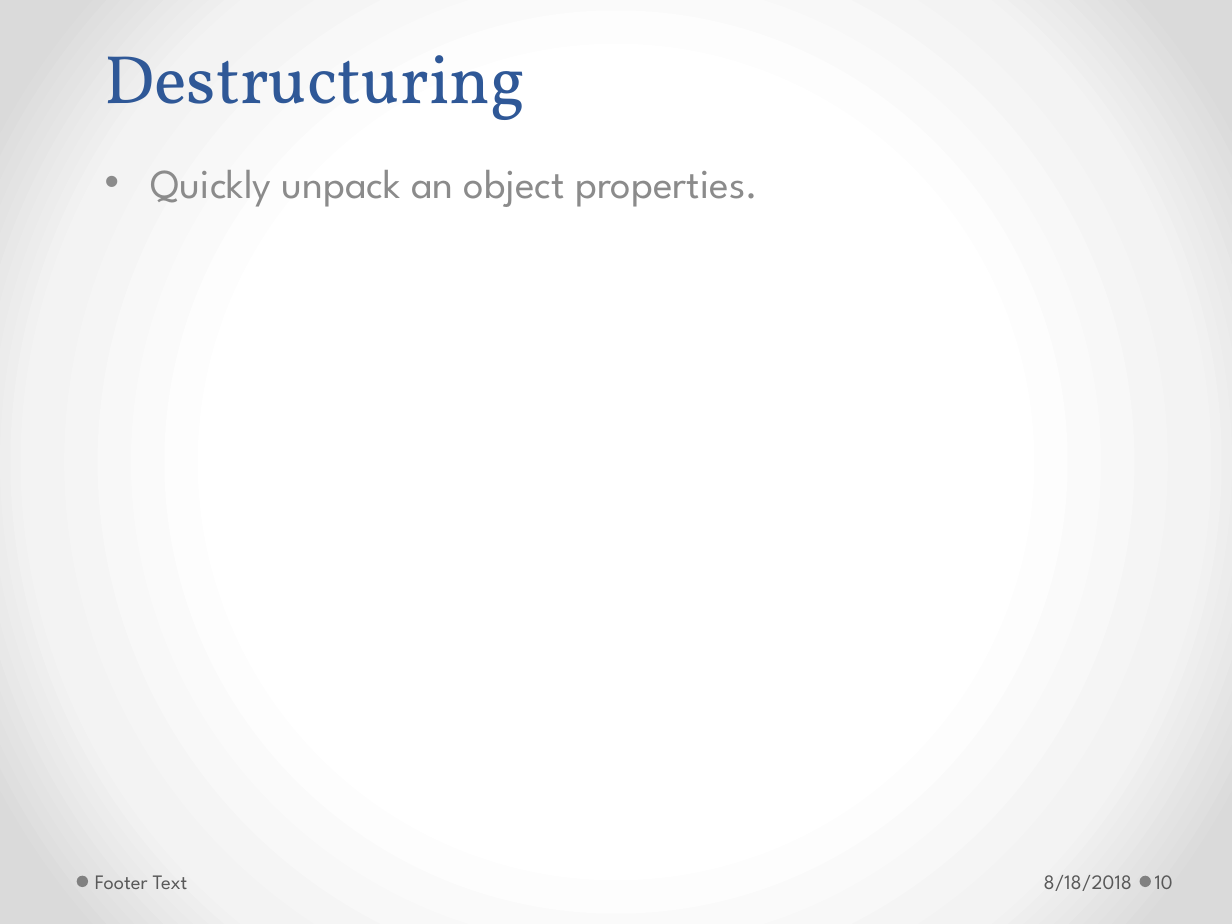
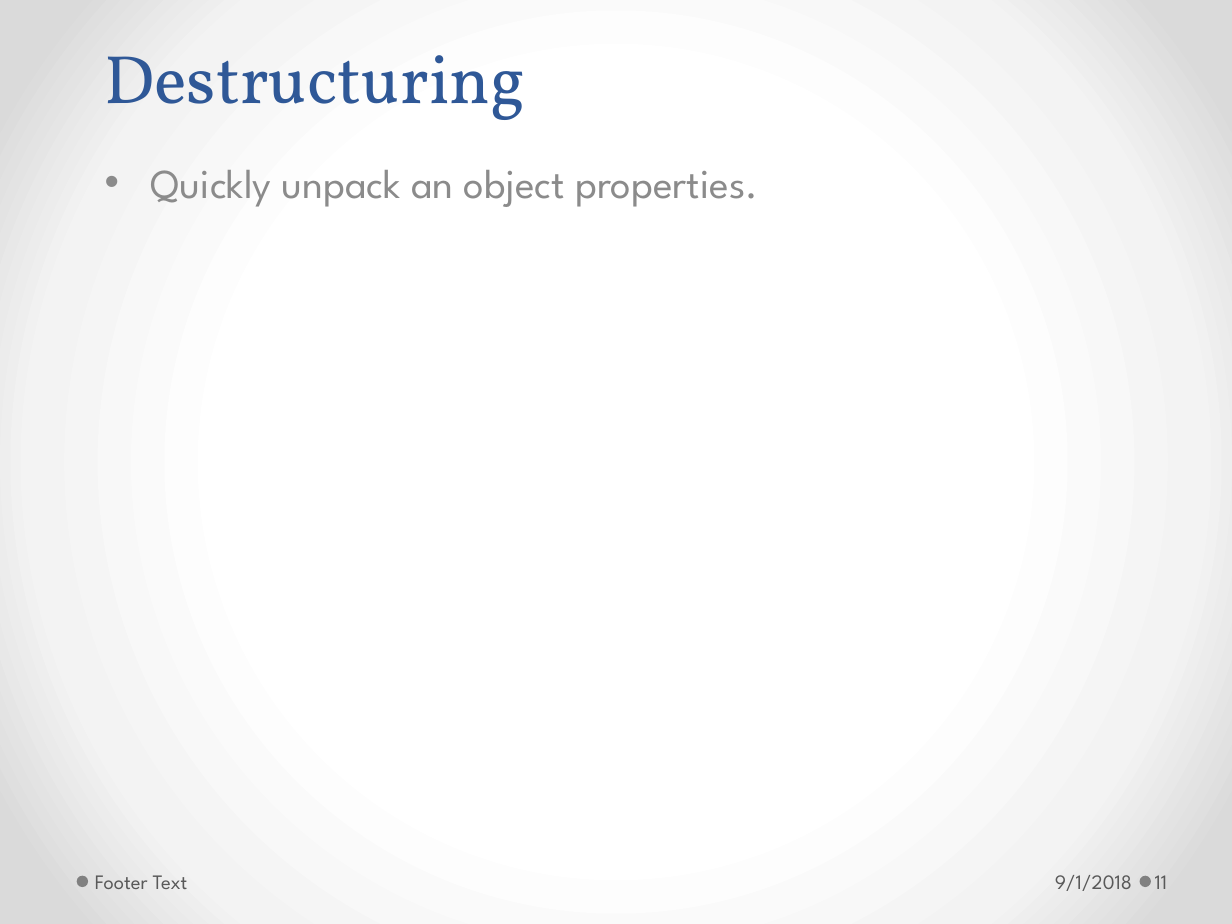
Before and after one commit to h-t-tran/brown, a slide deck: slide 11 of es6/es6.pptx (slide 10 before the commit). Drawn at 1232x924 pixels with LibreOffice and Linux fonts; fonts in the diff are those of the drawing. Boxes give left, top, right and bottom in pixels: in the first picture for what was removed or moved away, otherwise in the second. Text is boxed around its words. In the diff, an @@ line names an element or a change of style, - is before the commit and + after.

```diff
--- a/es6/es6.pptx
+++ b/es6/es6.pptx
@@ text at (x1=1055, y1=875, x2=1132, y2=891): text changed @@
-8/18/2018
+9/1/2018
@@ page number at (x1=1155, y1=875, x2=1167, y2=889): text changed @@
-10
+11
```
Also in this commit, not shown: 13 other slides changed, 1 slide added, 6 other files.
